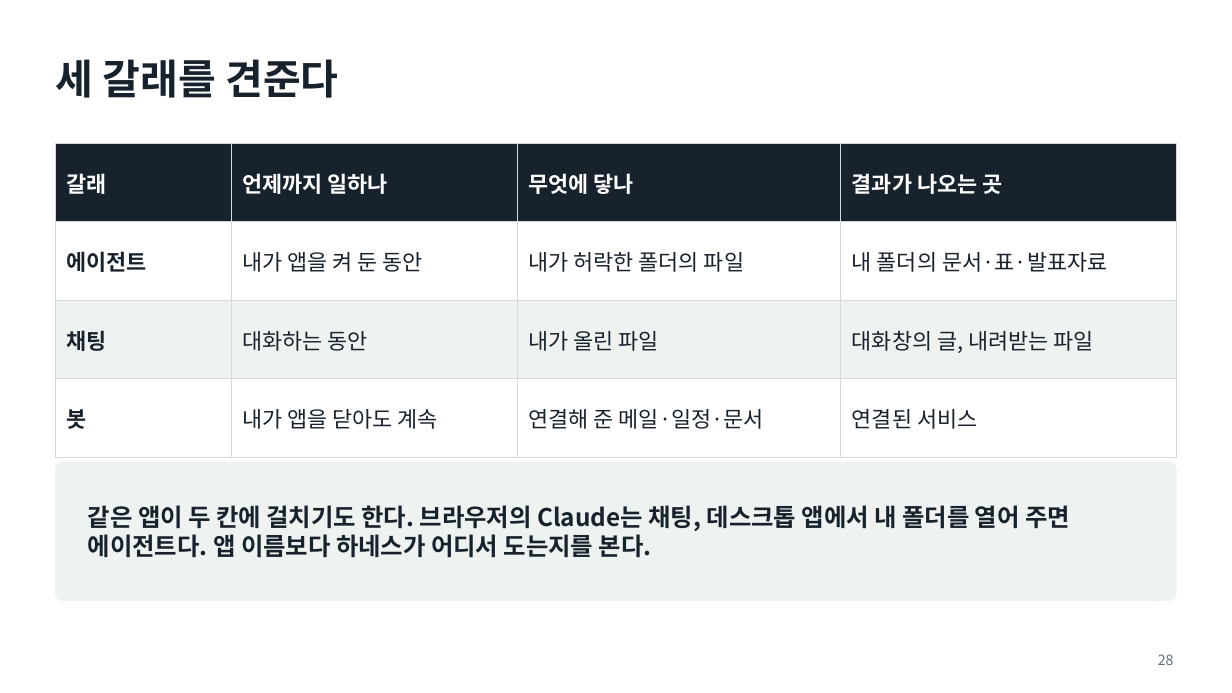
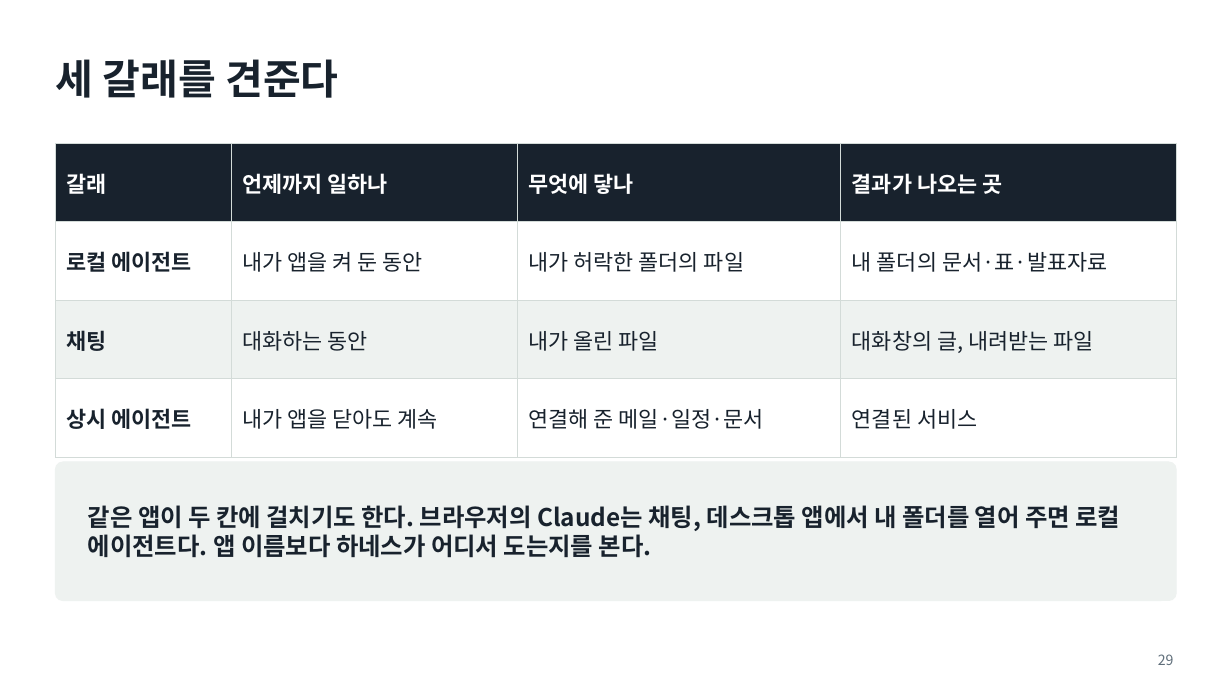
Before and after one commit to aplaxas/AI-Harness, a slide deck: slide 29 of courses/ai-for-work/1-week/decks/1주차-AI와-일하는-법.pptx (slide 28 before the commit). Drawn at 1232x693 pixels with LibreOffice and Linux fonts; fonts in the diff are those of the drawing. Boxes give left, top, right and bottom in pixels: in the first picture for what was removed or moved away, otherwise in the second. Text is boxed around its words. In the diff, an @@ line names an element or a change of style, - is before the commit and + after.

```diff
--- a/courses/ai-for-work/1-week/decks/1주차-AI와-일하는-법.pptx
+++ b/courses/ai-for-work/1-week/decks/1주차-AI와-일하는-법.pptx
@@ table at bbox=[55, 143, 1177, 457] @@
-row 2, column 1: 에이전트
+row 2, column 1: 로컬 에이전트
-row 4, column 1: 봇
+row 4, column 1: 상시 에이전트
@@ text at bbox=[88, 505, 1121, 558]: text changed @@
-같은 앱이 두 칸에 걸치기도 한다. 브라우저의 Claude는 채팅, 데스크톱 앱에서 내 폴더를 열어 주면 에이전트다. 앱 이름보다 하네스가 어디서 도는지를 본다.
+같은 앱이 두 칸에 걸치기도 한다. 브라우저의 Claude는 채팅, 데스크톱 앱에서 내 폴더를 열어 주면 로컬 에이전트다. 앱 이름보다 하네스가 어디서 도는지를 본다.
```
Also in this commit, not shown: 22 other slides changed, 1 slide added, 15 other files.
